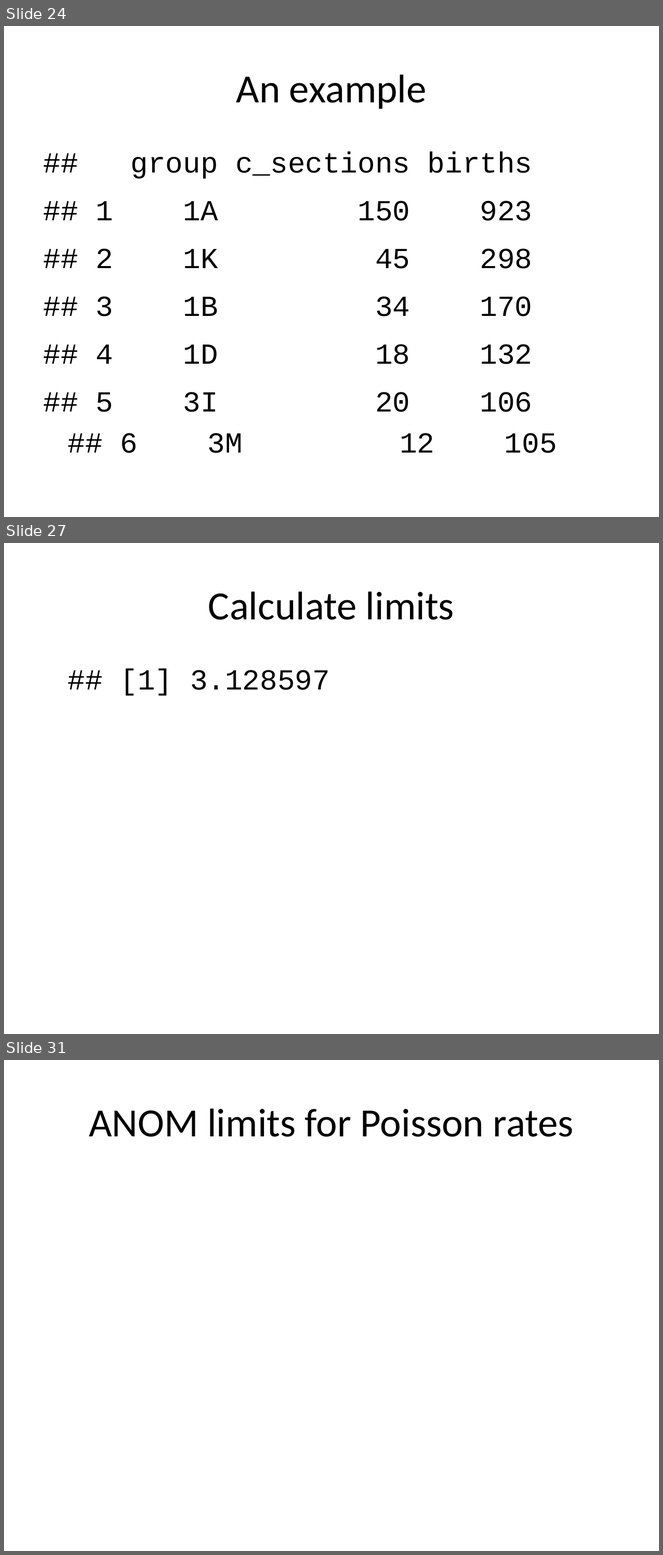
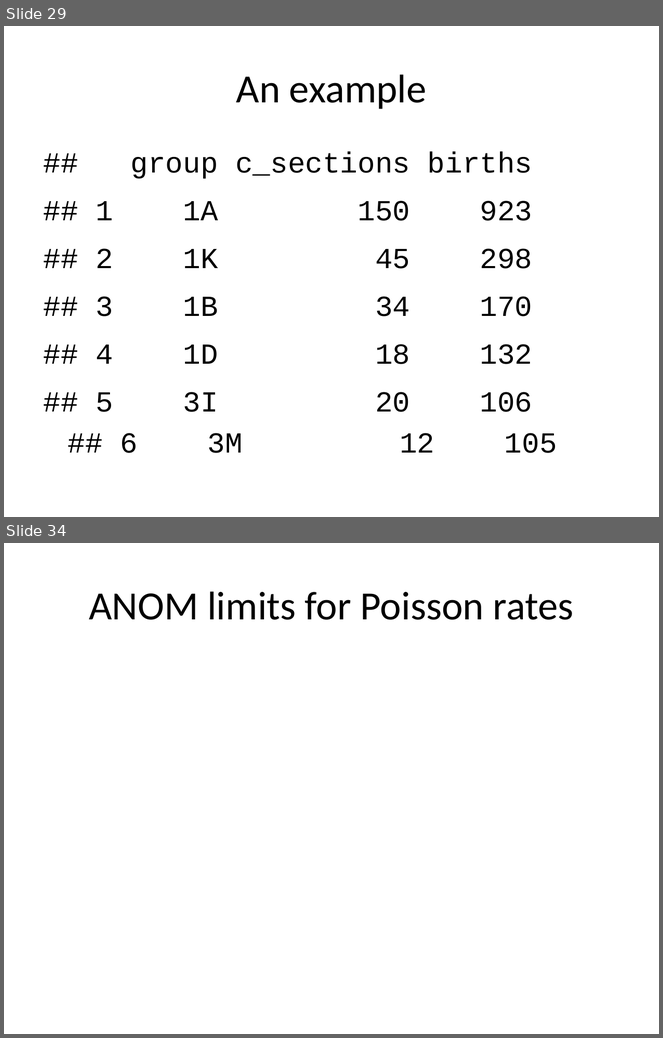
Before and after one commit to pmean/papers-and-presentations, a slide deck: anom/anom-talk.pptx. Shown one above the other, each under a label of ours: slides 24, 27 and 31 before the commit, slides 29 and 34 after it; the slides between them are not shown. The pictures are 663x1555 and 663x1038 pixels, drawn with LibreOffice and Linux fonts; fonts in the diff are those of the drawing. Boxes give left, top, right and bottom in pixels: in the first picture for what was removed or moved away, otherwise in the second. Text is boxed around its words. In the diff, an @@ line names an element or a change of style, - is before the commit and + after.

```diff
--- a/anom/anom-talk.pptx
+++ b/anom/anom-talk.pptx
@@ slide 27 removed at [4, 543, 659, 1034], background #FFFFFF @@
@@ title removed at [208, 591, 454, 620] @@
-Calculate limits
@@ text removed at [120, 669, 330, 696] @@
-## [1] 3.128597
@@ what was slide 24 is now slide 29 @@
@@ what was slide 31 is now slide 34 @@
```
Also in this commit, not shown: 3 slides changed, 6 slides added, 1 other slide removed, 15 other files.
